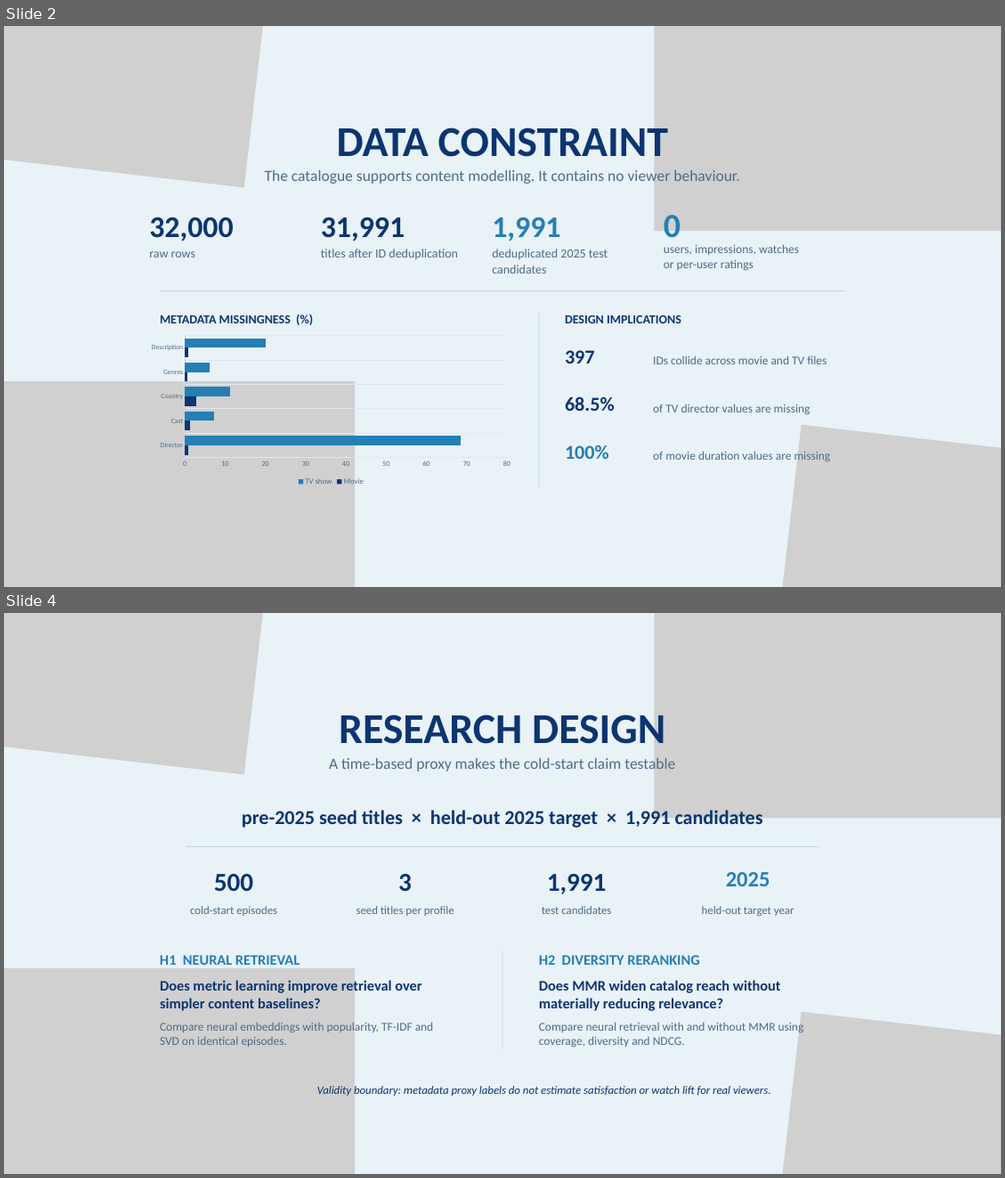
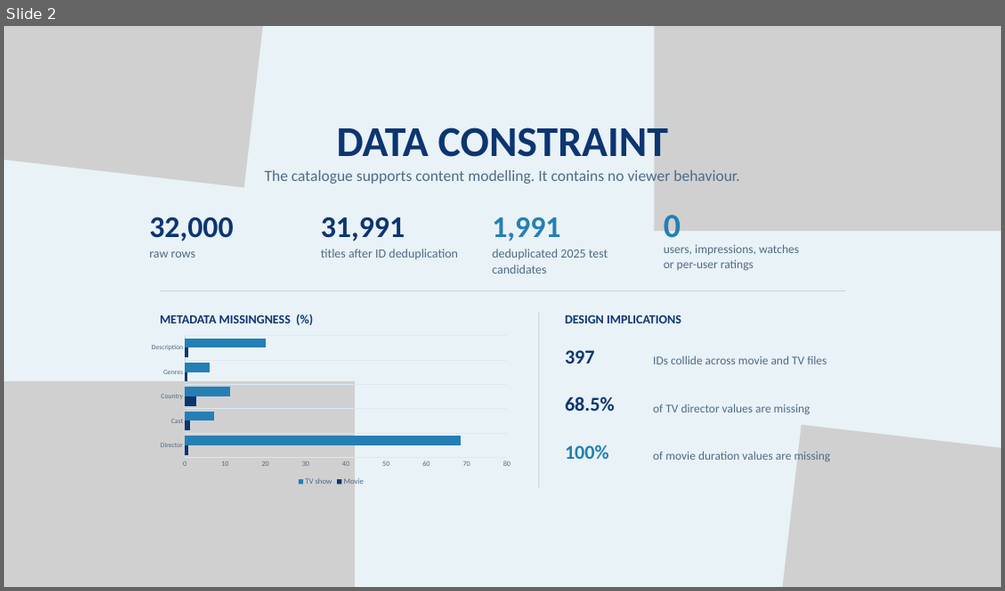
Before and after one commit to KittituchW/DS_assignment, a slide deck: slide/Kittituch_Wongwatcharapaiboon_Senior_DS_Assignment_Final.pptx. Shown one above the other, each under a label of ours: slides 2 and 4 before the commit, slide 2 after it; the slides between them are not shown. The pictures are 1005x1178 and 1005x591 pixels, drawn with LibreOffice and Linux fonts; fonts in the diff are those of the drawing; grey boxes stand for pictures. Boxes give left, top, right and bottom in pixels: in the first picture for what was removed or moved away, otherwise in the second. Text is boxed around its words. In the diff, an @@ line names an element or a change of style, - is before the commit and + after.

```diff
--- a/slide/Kittituch_Wongwatcharapaiboon_Senior_DS_Assignment_Final.pptx
+++ b/slide/Kittituch_Wongwatcharapaiboon_Senior_DS_Assignment_Final.pptx
@@ slide 4 removed at (4, 613, 1001, 1174), background #E9F2F7 @@
@@ picture removed at (4, 613, 282, 774) @@
@@ picture removed at (654, 613, 1001, 818) @@
@@ picture removed at (847, 613, 1001, 828) @@
@@ text removed at (339, 714, 665, 744) @@
-RESEARCH DESIGN
@@ text removed at (329, 758, 675, 771) @@
-A time-based proxy makes the cold-start claim testable
@@ text removed at (242, 810, 763, 827) @@
-pre-2025 seed titles × held-out 2025 target × 1,991 candidates
@@ line removed from (186, 847) to (819, 847) @@
@@ text removed at (214, 874, 253, 891) @@
-500
@@ text removed at (398, 874, 412, 892) @@
-3
@@ text removed at (547, 874, 607, 894) @@
-1,991
@@ text removed at (726, 872, 770, 886) @@
-2025
@@ text removed at (190, 906, 277, 916) @@
-cold-start episodes
@@ text removed at (356, 906, 454, 916) @@
-seed titles per profile
@@ text removed at (542, 906, 611, 914) @@
-test candidates
@@ text removed at (702, 906, 794, 916) @@
-held-out target year
@@ text removed at (160, 955, 299, 965) @@
-H1 NEURAL RETRIEVAL
@@ line removed from (502, 950) to (502, 1049) @@
@@ text removed at (539, 955, 699, 965) @@
-H2 DIVERSITY RERANKING
@@ picture removed at (4, 968, 355, 1174) @@
@@ text removed at (160, 980, 421, 1011) @@
-Does metric learning improve retrieval over simpler content baselines?
@@ text removed at (539, 980, 781, 1011) @@
-Does MMR widen catalog reach without materially reducing relevance?
@@ picture removed at (763, 1012, 1001, 1174) @@
@@ picture removed at (4, 1033, 253, 1174) @@
@@ text removed at (160, 1022, 434, 1046) @@
-Compare neural embeddings with popularity, TF-IDF and SVD on identical episodes.
@@ text removed at (539, 1022, 804, 1047) @@
-Compare neural retrieval with and without MMR using coverage, diversity and NDCG.
@@ text removed at (317, 1086, 770, 1095) @@
-Validity boundary: metadata proxy labels do not estimate satisfaction or watch lift for real viewers.
```
Also in this commit, not shown: 1 slide changed, 1 slide added, 2 other slides removed.
